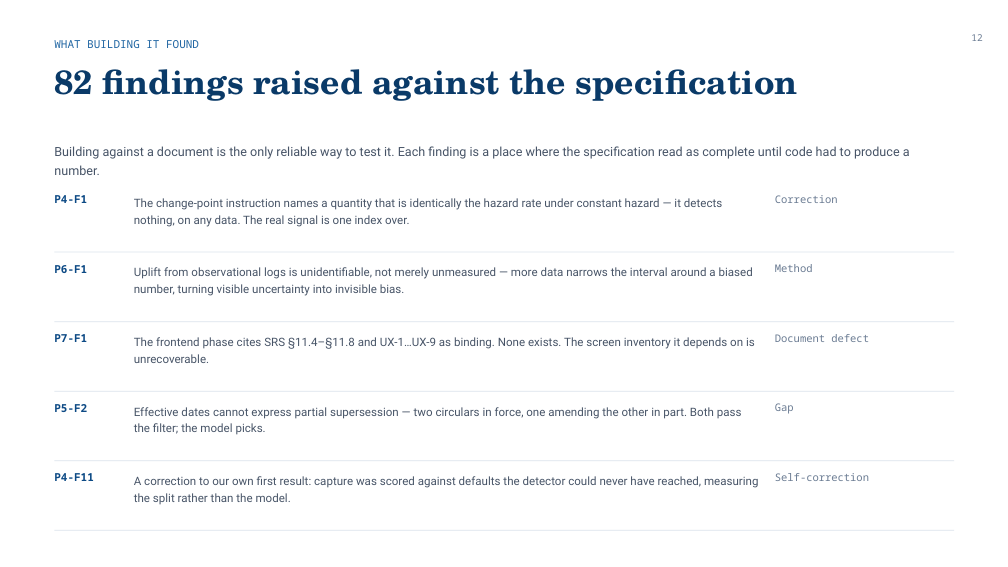
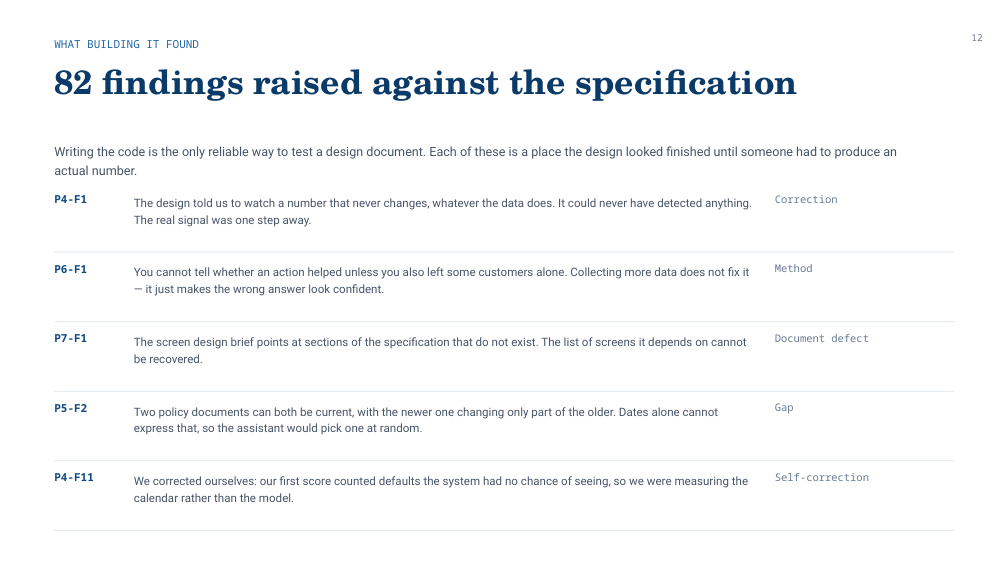
Before and after one commit to Divanshu0212/AILendingHub, a slide deck: slide 12 of Lending_Hub_EPIC_8.pptx. Drawn at 1008x567 pixels with LibreOffice and Linux fonts; fonts in the diff are those of the drawing. Boxes give left, top, right and bottom in pixels: in the first picture for what was removed or moved away, otherwise in the second. Text is boxed around its words. In the diff, an @@ line names an element or a change of style, - is before the commit and + after.

```diff
--- a/Lending_Hub_EPIC_8.pptx
+++ b/Lending_Hub_EPIC_8.pptx
@@ text at bbox=[54, 146, 897, 175]: text changed @@
-Building against a document is the only reliable way to test it. Each finding is a place where the specification read as complete until code had to produce a number.
+Writing the code is the only reliable way to test a design document. Each of these is a place the design looked finished until someone had to produce an actual number.
@@ text at bbox=[134, 198, 752, 227]: text changed @@
-The change-point instruction names a quantity that is identically the hazard rate under constant hazard — it detects nothing, on any data. The real signal is one index over.
+The design told us to watch a number that never changes, whatever the data does. It could never have detected anything. The real signal was one step away.
@@ text at bbox=[134, 267, 750, 296]: text changed @@
-Uplift from observational logs is unidentifiable, not merely unmeasured — more data narrows the interval around a biased number, turning visible uncertainty into invisible bias.
+You cannot tell whether an action helped unless you also left some customers alone. Collecting more data does not fix it — it just makes the wrong answer look confident.
@@ text at bbox=[134, 337, 747, 363]: text changed @@
-The frontend phase cites SRS §11.4–§11.8 and UX-1…UX-9 as binding. None exists. The screen inventory it depends on is unrecoverable.
+The screen design brief points at sections of the specification that do not exist. The list of screens it depends on cannot be recovered.
@@ text at bbox=[134, 407, 718, 435]: text changed @@
-Effective dates cannot express partial supersession — two circulars in force, one amending the other in part. Both pass the filter; the model picks.
+Two policy documents can both be current, with the newer one changing only part of the older. Dates alone cannot express that, so the assistant would pick one at random.
@@ text at bbox=[134, 476, 748, 502]: text changed @@
-A correction to our own first result: capture was scored against defaults the detector could never have reached, measuring the split rather than the model.
+We corrected ourselves: our first score counted defaults the system had no chance of seeing, so we were measuring the calendar rather than the model.
```
Also in this commit, not shown: 11 other slides changed, 1 other file.
